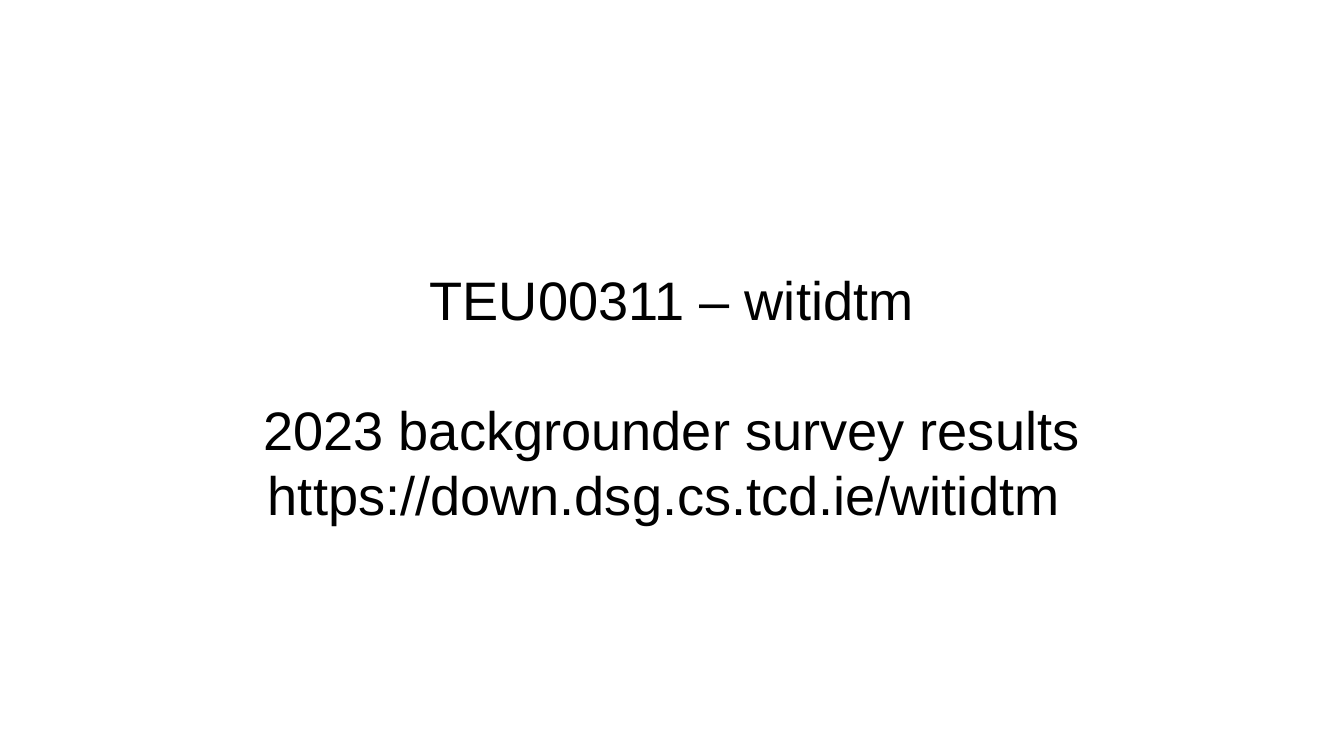
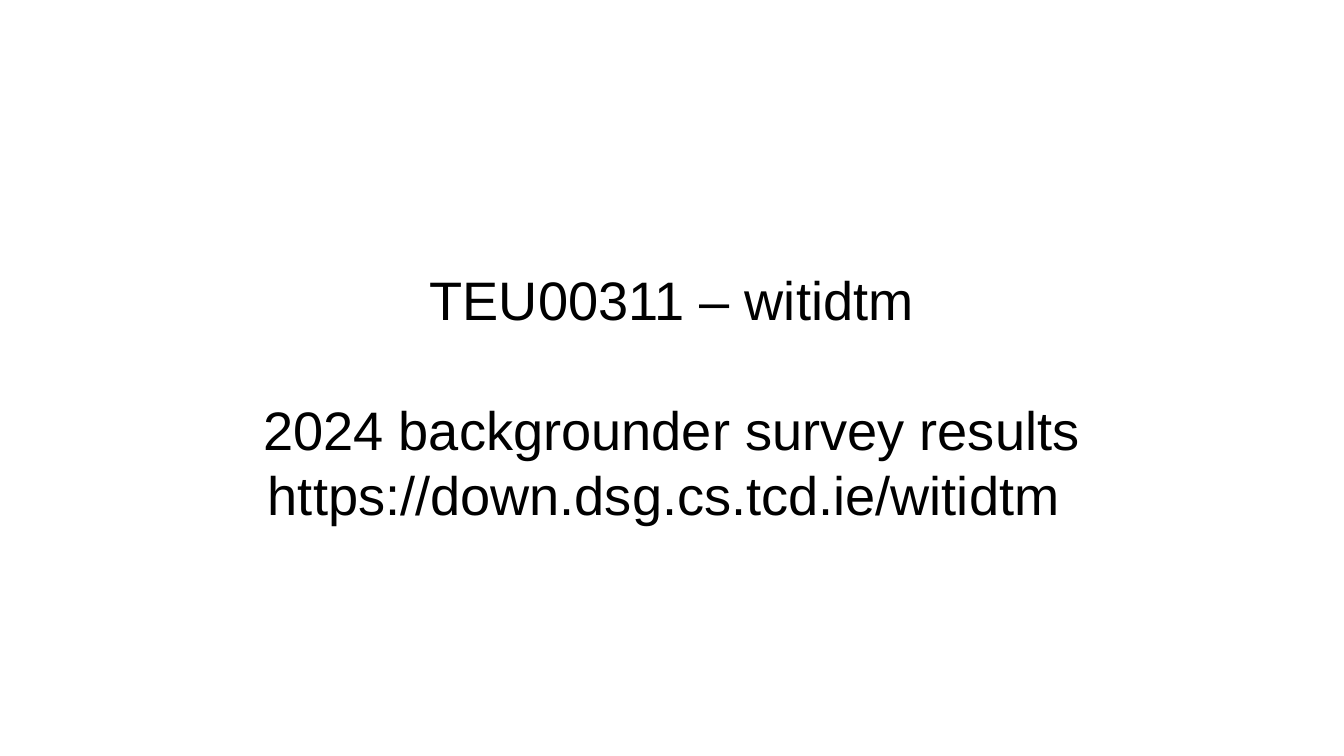
Before and after one commit to sftcd/witidtm, a slide deck: slide 1 of lectures/2024-2025/survey2024.odp. Drawn at 1344x756 pixels with LibreOffice and Linux fonts; fonts in the diff are those of the drawing. Boxes give left, top, right and bottom in pixels: in the first picture for what was removed or moved away, otherwise in the second. Text is boxed around its words. In the diff, an @@ line names an element or a change of style, - is before the commit and + after.

```diff
--- a/lectures/2024-2025/survey2024.odp
+++ b/lectures/2024-2025/survey2024.odp
@@ subtitle at bbox=[263, 410, 1080, 459]: text changed @@
-2023 backgrounder survey results
+2024 backgrounder survey results
```
Also in this commit, not shown: 1 other file.
